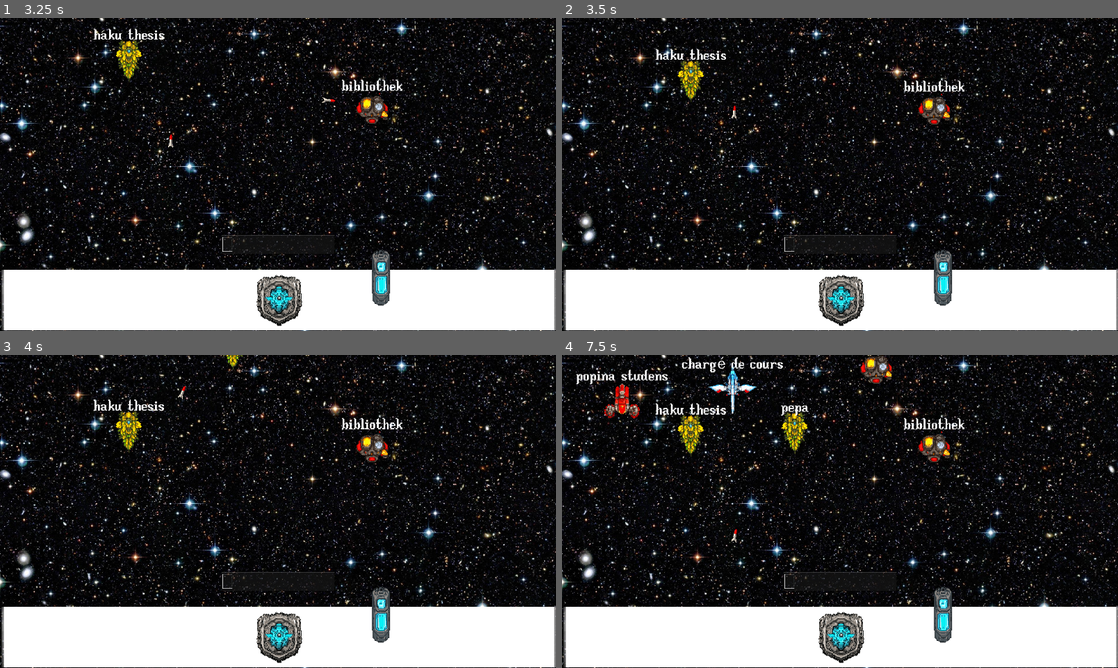
Above: before the commit, frames 1-4 (two rows, left to right).
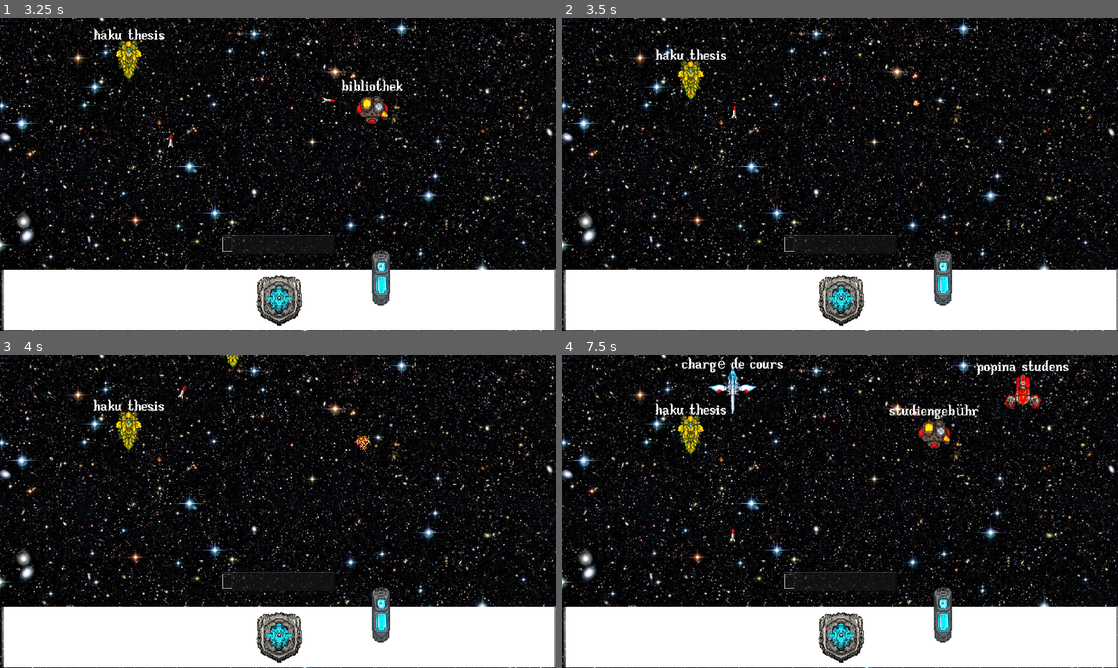
Above: after the commit, the same moments.

Repository: HephaistosForge/LinguaCaelestia
Game: Godot game, scene res://levels/main.tscn
Two runs of this game, one before a commit and one after it. Both use one fixed random seed, a clock stepped at 60 frames per second and the inputs below.
Inputs (mouse positions are in pixels of both pictures, inside the frame that each line leads up to):
- Up to frame 1 (3.25 s): click (278, 243) at 0.52 s; type "bibliothek" at 0.6 s; type "pepa" at 2 s
- Up to frame 2 (3.5 s): no input
- Up to frame 3 (4 s): no input
- Up to frame 4 (7.5 s): type "certificat" at 6.5 s

Frame 1 is identical in both runs. In frame 2, 0.6% of the frame differs, in the area x 30-73%, y 20-35%; in frame 3, 0.6%; in frame 4, 3.0%, in the area x 2-92%, y 0-74%.

Commit message:
Fix explosions

Diff:
--- a/controller/game_controller.gd
+++ b/controller/game_controller.gd
@@ -51,6 +51,7 @@
 func _random_enemy():
 	var lang = _random_choice(Lang.LANGUAGES)
 	var cruiser = lang.cruiser_scene.instantiate()
+	cruiser.language = lang
 	cruiser.set_text(_random_choice(lang.ship_words).strip_edges().to_lower())
 	return cruiser
 
--- a/entities/enemies/ship.gd
+++ b/entities/enemies/ship.gd
@@ -2,24 +2,24 @@
 
 class_name Ship
 
+signal destroyed(int)
+
 @export var max_hp = 100
 @export var speed = 3
 
-signal destroyed(int)
-
+var language: Language
 var index: int
 var hp: int
 var target_position: Vector2
-var rocket_scene = preload("res://entities/projectile/rocket/rocket.tscn")
-var projectile_targets: Array
+const rocket_scene = preload("res://entities/projectile/rocket/rocket.tscn")
+@onready var mothership = get_tree().get_first_node_in_group("mothership")
+@onready var projectile_targets = mothership.get_projectile_targets()
 
 signal enemy_typed_label(Area2D)
 
 func _ready():
 	hp = max_hp
-	projectile_targets = get_tree().get_first_node_in_group("mothership").get_projectile_targets()
 	$TypedLabel.connect("correctly_typed", _on_typed_label)
-	#$TypedLabel.connect("typed_label", destroy)
 
 func reduce_hp(by):
 	hp -= by
@@ -37,9 +37,10 @@
 			rocket.max_speed = max_speed
 			rocket.seek = target
 			add_sibling(rocket)
+			if is_instance_valid(mothership):
+				mothership.display_impact_warning(target, rocket, language)
 
 func _on_typed_label(ignore):
-	print_debug("enemy_typed_label")
 	emit_signal("enemy_typed_label", self)
 
 func destroy():
--- a/entities/mothership/mothership.gd
+++ b/entities/mothership/mothership.gd
@@ -16,8 +16,8 @@
 	if not projectile_target is Marker2D:
 		return
 	var warning = INCOMING_MISSILE_WARNING_PREFAB.instantiate()
+	self.add_child(warning)
 	warning.set_input_text(language.shield_words.pick_random())
-	self.add_child(warning)
 	warning.global_position = projectile_target.global_position
 	weapon.destroyed.connect(_on_weapon_destroyed)
 
--- a/entities/projectile/rocket/rocket.gd
+++ b/entities/projectile/rocket/rocket.gd
@@ -1,10 +1,12 @@
 extends Area2D
 
+signal destroyed(Area2D)
 
 @export var rotation_speed = 3
 @export var max_speed = 400
 @export var accel = 200
 @export var damage = 100
+
 
 var explosion_scene = preload("res://vfx/explosion/explosion.tscn")
 
@@ -18,6 +20,10 @@
 	collision_mask = 1
 
 func _physics_process(delta):
+	if not is_instance_valid(seek):
+		queue_free()
+		return
+
 	speed = min(max_speed, speed+accel*delta)
 	global_position += direction * speed * delta
 	var target_dir = global_position.direction_to(seek.global_position)
@@ -26,7 +32,7 @@
 	direction = new_direction
 
 func is_same_or_parent_of(parent, child) -> bool:
-	if parent == null:
+	if child == null:
 		return false
 	if parent == child:
 		return true
@@ -34,8 +40,10 @@
 
 func _on_area_entered(area):
 	if is_same_or_parent_of(area, seek):
-		# area.reduce_hp(damage) # TODO mothership
+		area.reduce_hp(damage) # TODO mothership
 		var explosion = explosion_scene.instantiate()
+		explosion.set_dir(direction)
 		explosion.position = position
 		add_sibling(explosion)
+		destroyed.emit(self)
 		queue_free()
--- a/vfx/explosion/Explosion.gd
+++ /dev/null
@@ -1,14 +0,0 @@
-extends CPUParticles2D
-
-
-# Called when the node enters the scene tree for the first time.
-func _ready():
-	pass
-
-
-func set_dir(vector):
-	direction = vector
-
-# Called every frame. 'delta' is the elapsed time since the previous frame.
-func _process(delta):
-	pass
--- /dev/null
+++ b/vfx/explosion/explosion.gd
@@ -0,0 +1,8 @@
+extends Node2D
+
+func _ready():
+	$Particles.emitting = true
+
+
+func set_dir(vector):
+	$Particles.direction = vector
--- a/vfx/explosion/explosion.tscn
+++ b/vfx/explosion/explosion.tscn
@@ -1,6 +1,6 @@
 [gd_scene load_steps=7 format=3 uid="uid://cljhj3x1g71c0"]
 
-[ext_resource type="Script" path="res://vfx/explosion/Explosion.gd" id="1_ummt6"]
+[ext_resource type="Script" path="res://vfx/explosion/explosion.gd" id="1_0if64"]
 
 [sub_resource type="Curve" id="Curve_0n5nu"]
 max_value = 2.0
@@ -28,8 +28,9 @@
 metadata/_snap_count = 8
 
 [node name="Explosion" type="Node2D"]
+script = ExtResource("1_0if64")
 
-[node name="Explosion" type="CPUParticles2D" parent="."]
+[node name="Particles" type="CPUParticles2D" parent="."]
 emitting = false
 amount = 300
 lifetime = 2.0
@@ -55,4 +56,3 @@
 scale_amount_max = 5.0
 scale_amount_curve = SubResource("Curve_hqoom")
 color_initial_ramp = SubResource("Gradient_6ya0x")
-script = ExtResource("1_ummt6")
--- /dev/null
+++ b/vfx/explosion/ship_explosion.gd
@@ -0,0 +1,6 @@
+extends Node2D
+
+
+# Called when the node enters the scene tree for the first time.
+func _ready():
+	$Particles.emitting = true
--- a/vfx/explosion/ship_explosion.tscn
+++ b/vfx/explosion/ship_explosion.tscn
@@ -1,6 +1,7 @@
-[gd_scene load_steps=6 format=3 uid="uid://cee65eb4pmyd1"]
+[gd_scene load_steps=7 format=3 uid="uid://bneu2uwwi2uem"]
 
 [ext_resource type="Texture2D" uid="uid://8eu0fbt6ane4" path="res://vfx/explosion/ship_exp.png" id="1_ducyw"]
+[ext_resource type="Script" path="res://vfx/explosion/ship_explosion.gd" id="1_rlscr"]
 
 [sub_resource type="CanvasItemMaterial" id="CanvasItemMaterial_ibvh2"]
 particles_animation = true
@@ -9,9 +10,10 @@
 particles_anim_loop = false
 
 [sub_resource type="Gradient" id="Gradient_5cwy0"]
-offsets = PackedFloat32Array(0, 0.2, 0.4, 0.6, 0.8, 1)
-colors = PackedColorArray(1, 1, 1, 1, 1, 0.872476, 0.124619, 1, 1, 0.639216, 0, 1, 0.769133, 0.121182, 0.106688, 1, 1, 0, 0.301961, 1, 0, 0, 0, 1)
+offsets = PackedFloat32Array(0, 0.0285714, 0.0571429, 0.0857143, 0.114286, 0.142857)
+colors = PackedColorArray(1, 1, 1, 1, 1, 0.872476, 0.124619, 1, 1, 0.639216, 0, 1, 1, 0, 0.301961, 1, 0.769133, 0.121182, 0.106688, 1, 0, 0, 0, 1)
 metadata/_snap_enabled = true
+metadata/_snap_count = 35
 
 [sub_resource type="GradientTexture1D" id="GradientTexture1D_k5s1r"]
 gradient = SubResource("Gradient_5cwy0")
@@ -29,11 +31,15 @@
 anim_speed_max = 7.0
 
 [node name="ShipExplosion" type="Node2D"]
+script = ExtResource("1_rlscr")
 
-[node name="GPUParticles2D" type="GPUParticles2D" parent="."]
+[node name="Particles" type="GPUParticles2D" parent="."]
 material = SubResource("CanvasItemMaterial_ibvh2")
+emitting = false
 amount = 50
 process_material = SubResource("ParticleProcessMaterial_4oijl")
 texture = ExtResource("1_ducyw")
-lifetime = 4.0
-explosiveness = 0.3
+lifetime = 2.0
+speed_scale = 2.0
+explosiveness = 0.41
+randomness = 0.31
